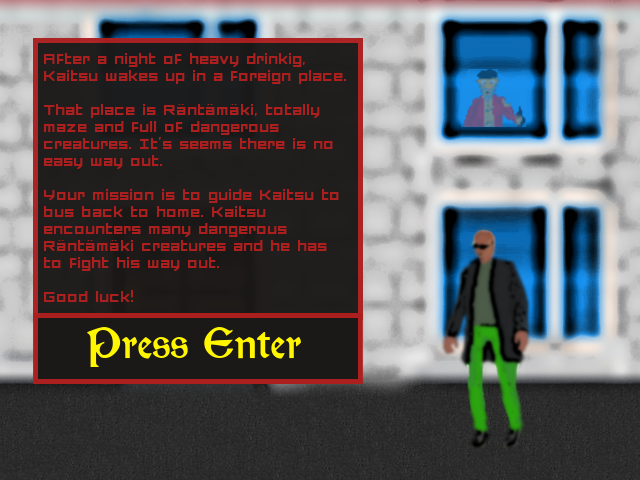
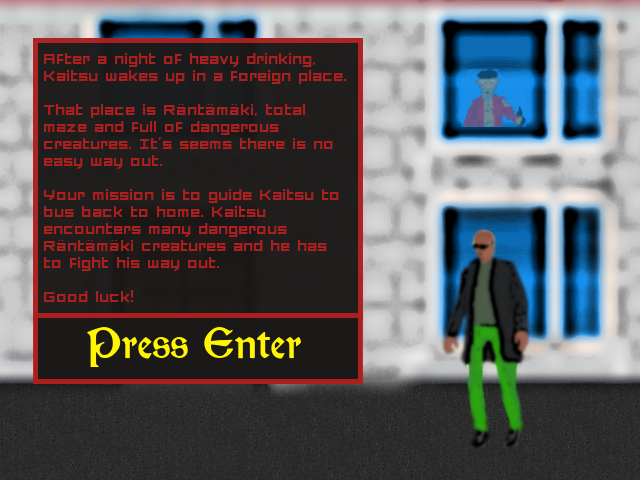
Revision of a layered 640x480 image; what changed, layer by layer:
renamed "After a night of heavy drinkig..." to "After a night of heavy drinkin...", painted on it over [293, 56, 320, 118]
